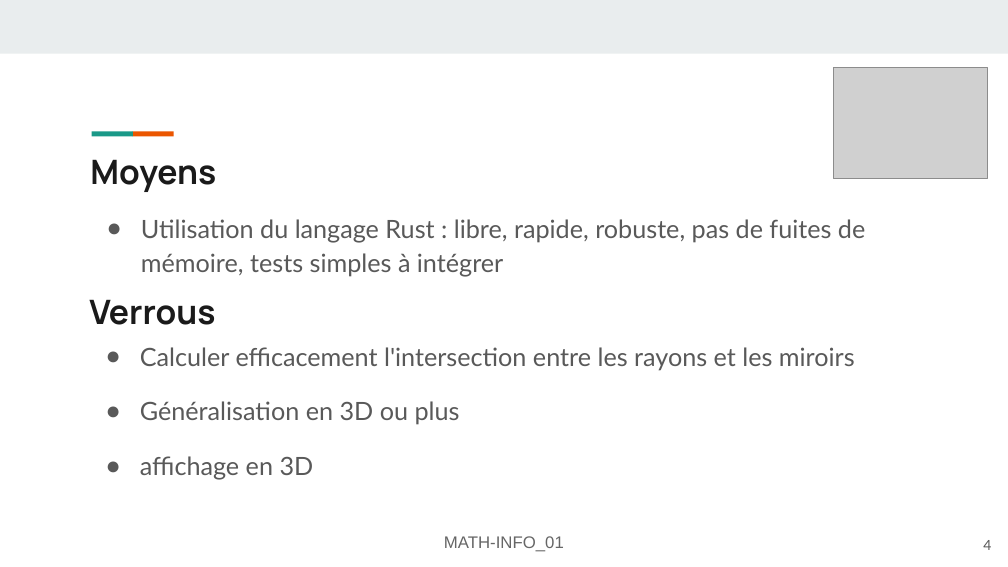
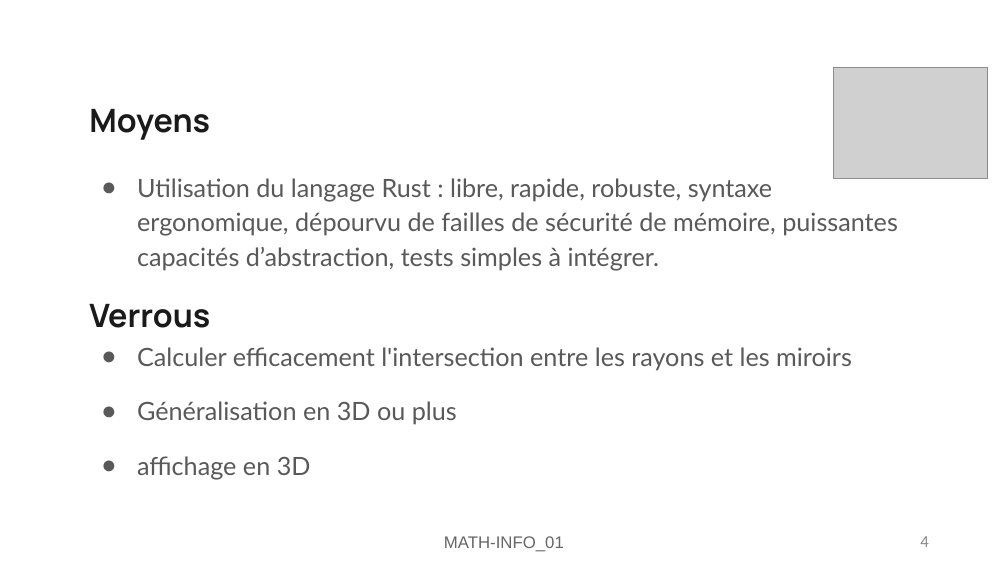
Before and after one commit to FlashOnFire/MirrorVerse, a slide deck: slide 4 of project_managment/MATH-INFO_01-mirror-verse.odp. Drawn at 1008x567 pixels with LibreOffice and Linux fonts; fonts in the diff are those of the drawing; grey boxes stand for pictures. Boxes give left, top, right and bottom in pixels: in the first picture for what was removed or moved away, otherwise in the second. Text is boxed around its words. In the diff, an @@ line names an element or a change of style, - is before the commit and + after.

```diff
--- a/project_managment/MATH-INFO_01-mirror-verse.odp
+++ b/project_managment/MATH-INFO_01-mirror-verse.odp
@@ rectangle removed at <box>0,0,1008,53</box> @@
@@ title "Moyens" at <box>89,109,210,140</box>: size 24.1 to 23 pt; line spacing 0.9 to 1 @@
@@ title "Moyens": place and size @@
-title "Moyens" at <box>90,159,216,192</box>
+title "Moyens" at <box>89,109,210,140</box>
@@ rectangle removed at <box>92,131,133,136</box> @@
@@ rectangle removed at <box>132,131,173,136</box> @@
@@ text at <box>137,178,898,271</box>: text changed @@
-● Utilisation du langage Rust : libre, rapide, robuste, pas de fuites de mémoire, tests simples à intégrer
+● Utilisation du langage Rust : libre, rapide, robuste, syntaxe ergonomique, dépourvu de failles de sécurité de mémoire, puissantes capacités d’abstraction, tests simples à intégrer.
@@ title "Verrous" at <box>89,304,210,328</box>: size 24.1 to 23 pt; line spacing 0.9 to 1 @@
@@ text "Calculer efficacement l'intersection entre les ..." at <box>137,347,852,479</box>: indent changed @@
@@ page number: place and size @@
-page number at <box>983,540,991,550</box>
+page number at <box>920,536,928,547</box>
@@ page number at <box>920,536,928,547</box>: size 10 to 12 pt, font Lato to Calibri, text colour #595959 to #898989 @@
```
Also in this commit, not shown: 8 other slides changed, 1 slide added, 1 slide removed, 2 other files.
